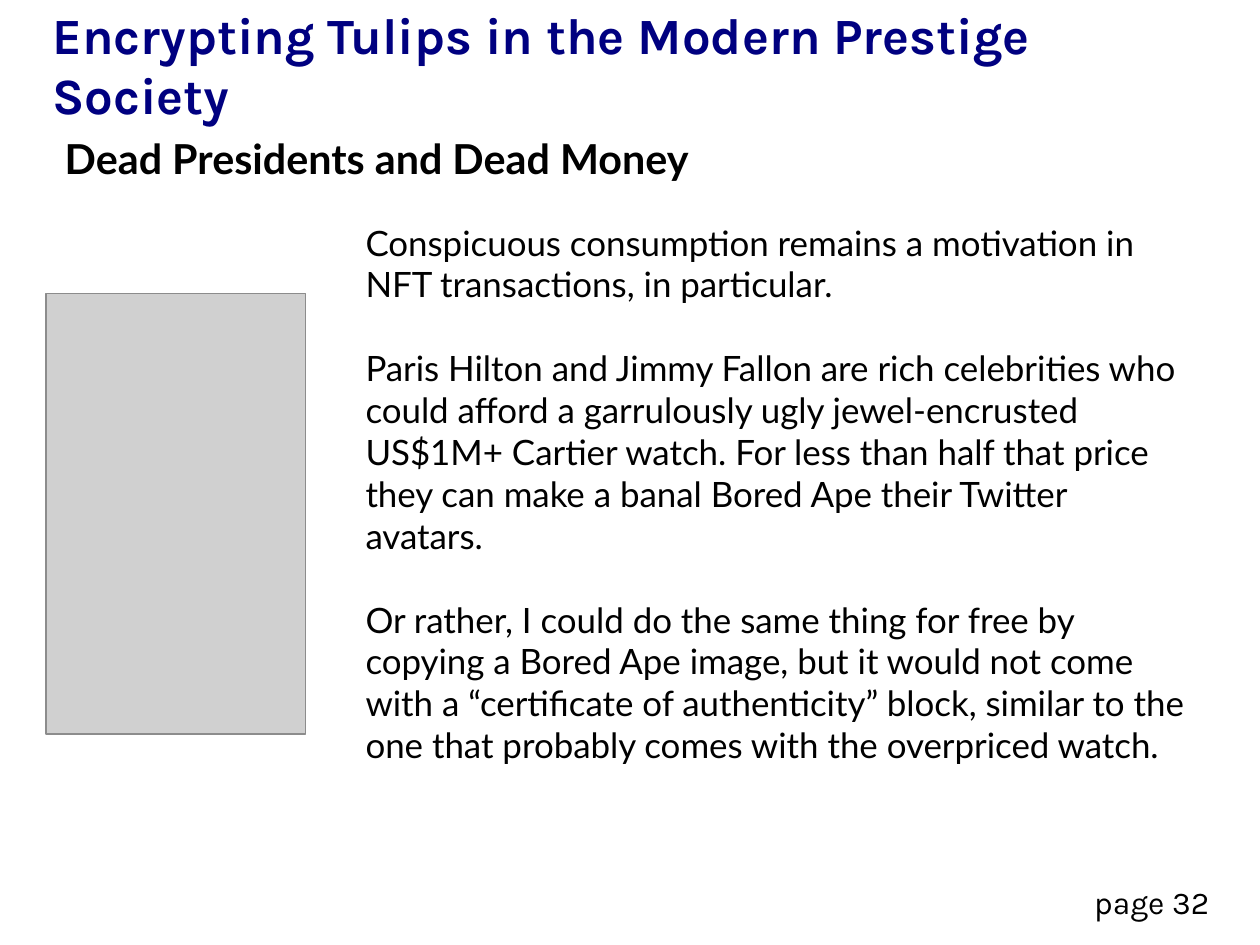
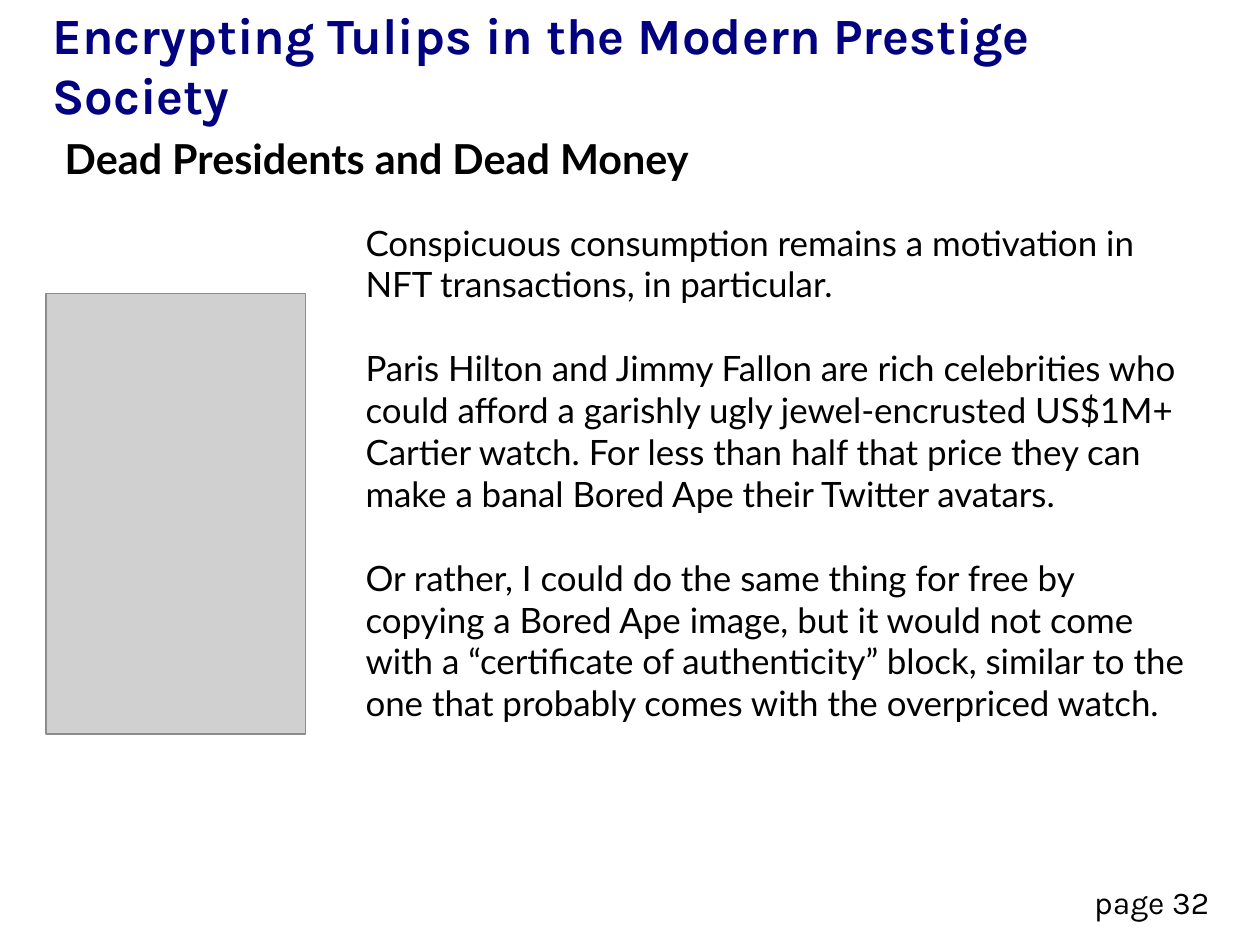
Before and after one commit to DavidMertz/Encrypting_Tulips, a slide deck: slide 32 of Encrypting_Tulips.odp. Drawn at 1260x945 pixels with LibreOffice and Linux fonts; fonts in the diff are those of the drawing; grey boxes stand for pictures. Boxes give left, top, right and bottom in pixels: in the first picture for what was removed or moved away, otherwise in the second. Text is boxed around its words. In the diff, an @@ line names an element or a change of style, - is before the commit and + after.

```diff
--- a/Encrypting_Tulips.odp
+++ b/Encrypting_Tulips.odp
@@ text at (366, 355, 1176, 513): text changed @@
-Paris Hilton and Jimmy Fallon are rich celebrities who could afford a garrulously ugly jewel-encrusted US$1M+ Cartier watch. For less than half that price they can make a banal Bored Ape their Twitter avatars.
+Paris Hilton and Jimmy Fallon are rich celebrities who could afford a garishly ugly jewel-encrusted US$1M+ Cartier watch. For less than half that price they can make a banal Bored Ape their Twitter avatars.
```
Also in this commit, not shown: 1 other file.
